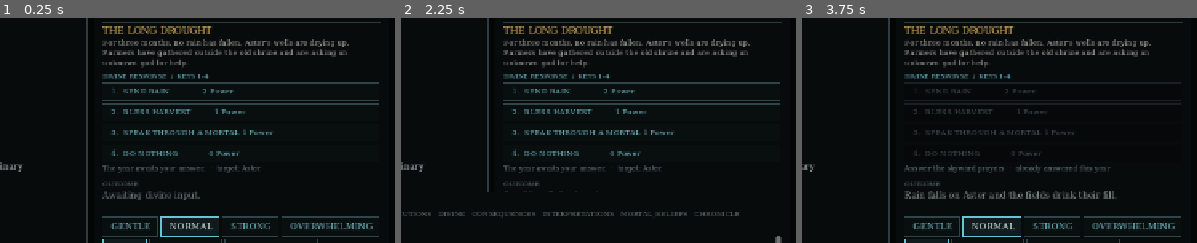
Above: before the commit, frames 1-3 (left to right).
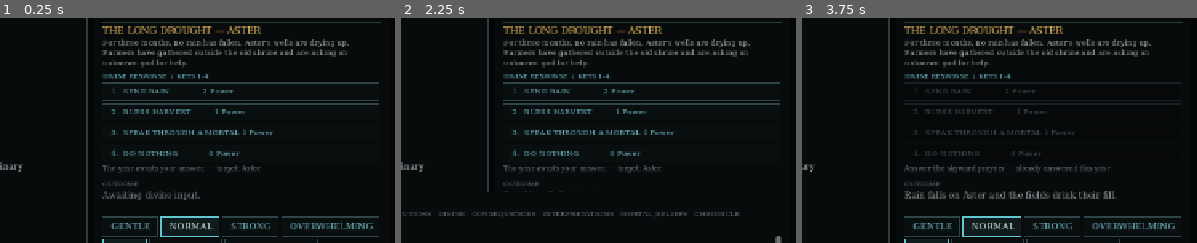
Above: after the commit, the same moments.

Repository: kangyl1/worldsim
Game: Godot game, scene res://Main.tscn
The game is run twice, just before and just after one commit, with the same random seed, the same clock (stepped at 60 frames per second) and the same inputs.
Inputs:
- Up to frame 1 (0.25 s): no input
- Up to frame 2 (2.25 s): click "NORMAL" at 0.5 s; click "NORMAL" at 1.25 s; click "DEV" at 2 s
- Up to frame 3 (3.75 s): click "DEV: ON" at 2.75 s; click "1. SEND RAIN 2 Power" at 3.5 s
The pictures show only the part of the screen within x 50-100%, y 9-59%; the shares and areas given below are measured in that part.

The runs differ from the first frame. In frame 1, 0.2% of the frame differs, in the area x 54-67%, y 3-8%; in frame 2, 0.2%; in frame 3, 0.2%.

Commit message:
Stop events declaring conditions the world contradicts
A settlement could show standing floodwater and THE LONG DROUGHT at the
same time, every third year, indefinitely. Measured before the fix: four
droughts declared on ground holding water 94 in fourteen years.

The cause was two sources of truth for one physical fact. The events were
written before `water` existed and decided the ground's condition on their
own authority: the rotation ran on the calendar, the location was chosen
by whichever settlement had the least food, and neither ever consulted
how much water was actually in the ground.

Water stays the single physical truth and the event becomes a READER of
it. A registry of requirements says what the world must be like for an
event to be declarable at a settlement — a drought needs ground that is
not wet, a promising harvest needs ground that is not flooded, and unrest
needs nothing, because no amount of water makes an angry crowd
impossible. Selection chooses only among settlements that qualify, and a
scheduled event nowhere can host is skipped rather than declared anyway.

Also removed: a history line stating that a settlement's water "began to
shrink", which nothing in the world recorded, and an event headline that
named no place — so a drought reported in one settlement read as a
statement about whichever settlement the player had selected.

Audited and left alone deliberately: flooded settlements that starve,
prosperous ones that are unstable, and two mortals disagreeing about the
same rain. The world may be cruel; it may not be incoherent.

Co-Authored-By: Claude Opus 5 <noreply@anthropic.com>

Diff:
--- a/Main.gd
+++ b/Main.gd
@@ -206,7 +206,13 @@
 	time_value.text = "READY TO ADVANCE" if state.action_taken else "AWAITING CHOICE"
 	time_value.modulate = Color("e8be63") if state.action_taken else Color("76c8d5")
 
-	event_title.text = str(event["title"])
+	# The year's situation names WHERE it is happening. Without the place, a
+	# drought reported in one settlement reads as a statement about whichever
+	# settlement the player happens to have selected — which is how a flooded
+	# place appeared to be having a drought.
+	event_title.text = "%s — %s" % [
+		str(event["title"]), str(event["location_name"]).to_upper()
+	]
 	event_description.text = str(event["description"])
 	result_text.text = _feedback_text(state)
 
--- a/scripts/world_sim.gd
+++ b/scripts/world_sim.gd
@@ -1564,10 +1564,52 @@
 	"unrest": {"stability": -1}
 }
 
+# NOT BUILT, on purpose, and recorded here because it is the obvious next
+# thought: a dry year does NOT remove water.
+#
+# Making it do so was tried and reverted. Water currently moves by exactly two
+# forces — divine rain, and drift back toward baseline — and three existing
+# guarantees depend on that being the whole list, including the sandbox's
+# headline one that the gentlest possible standing order, left alone long
+# enough, still floods a settlement. A drought that drained the ground turned
+# that flood into a permanent `wet`, which is a balance decision rather than a
+# consistency fix, so it is the user's to make and not this milestone's.
+#
+# The contradiction is closed from the other side instead: the event may only be
+# declared where the ground already permits it. Water stays the single physical
+# truth, and the event became a READER of it rather than a second author.
+
+# What the world must physically be like for an event to be able to happen at a
+# settlement, checked against the authoritative state rather than assumed.
+#
+# The rule this exists to enforce: an event may not assert a condition the
+# world's own numbers contradict. "No rain has fallen and the wells are drying
+# up" is a claim about the ground, so it may only be made where the ground is
+# not wet. A settlement standing in floodwater is not having a drought, however
+# empty its stores are.
+#
+# `unrest` carries no requirement on purpose. It is a social occurrence, and no
+# amount of water makes an angry crowd impossible.
+const EVENT_REQUIREMENTS := {
+	"drought": {"water_at_most": WorldState.WATER_NORMAL},
+	"good_harvest": {"water_at_most": WorldState.WATER_SATURATED}
+}
+
 
 func _select_next_event() -> void:
 	var cycle := ["drought", "good_harvest", "unrest"]
-	state.current_event_id = cycle[(state.year - 12) % cycle.size()]
+	var scheduled := (state.year - 12) % cycle.size()
+	# The rotation is the world's rhythm and is kept. What changed is that a
+	# scheduled event nowhere in the world can physically host is SKIPPED rather
+	# than declared anyway: a drowned world has no droughts, and says something
+	# else instead. `unrest` carries no physical requirement, so the walk always
+	# finds a valid year somewhere.
+	state.current_event_id = str(cycle[scheduled])
+	for step in range(cycle.size()):
+		var candidate := str(cycle[(scheduled + step) % cycle.size()])
+		if not locations_for_event(candidate).is_empty():
+			state.current_event_id = candidate
+			break
 	state.current_event_location_id = event_location_for(state.current_event_id)
 	_apply_event_weather(state.current_event_id)
 	match state.current_event_id:
@@ -1592,9 +1634,33 @@
 			state.change_settlement_band(location_id, str(band_value), int(weather[band_value]))
 
 
+# Whether this settlement's physical state permits this event at all.
+func event_can_occur_at(event_id: String, location_id: String) -> bool:
+	var requirement: Dictionary = EVENT_REQUIREMENTS.get(event_id, {})
+	if requirement.is_empty():
+		return true
+	if requirement.has("water_at_most"):
+		if not state.water_is_at_most(location_id, str(requirement["water_at_most"])):
+			return false
+	return true
+
+
+func locations_for_event(event_id: String) -> Array[String]:
+	var found: Array[String] = []
+	for location_id: String in state.get_location_ids():
+		if event_can_occur_at(event_id, location_id):
+			found.append(location_id)
+	return found
+
+
 func event_location_for(event_id: String) -> String:
 	var band := str(EVENT_BANDS.get(event_id, "food"))
-	var chosen := state.settlement_with_lowest(band)
+	# Only somewhere the event could physically be happening. Without this the
+	# world singles out the settlement whose stores are thinnest and announces a
+	# drought there even when it is standing in floodwater.
+	var chosen := state.settlement_with_lowest(band, locations_for_event(event_id))
+	if chosen.is_empty():
+		chosen = state.settlement_with_lowest(band)
 	return state.current_event_location_id if chosen.is_empty() else chosen
 
 
--- a/scripts/world_state.gd
+++ b/scripts/world_state.gd
@@ -653,15 +653,34 @@
 
 # Where a condition is most pronounced. Events use this to find the settlement
 # their year is actually about, without naming any settlement in code.
-func settlement_with_lowest(band: String) -> String:
+func settlement_with_lowest(band: String, among: Array[String] = []) -> String:
+	# `among` restricts the candidates. Empty means every settlement, which is
+	# what every caller written before event validity existed still passes.
 	var chosen := ""
 	var lowest := 0
 	for location_id: String in get_location_ids():
+		if not among.is_empty() and not among.has(location_id):
+			continue
 		var value := get_settlement_band(location_id, band)
 		if chosen.is_empty() or value < lowest:
 			chosen = location_id
 			lowest = value
 	return chosen
+
+
+# Where a water state sits on the dry -> flooded scale. Comparing states by
+# name is meaningless; comparing them by rank is how a rule can say "no wetter
+# than normal" without naming every state it excludes.
+func water_state_rank(state_name: String) -> int:
+	return WATER_STATES.find(state_name)
+
+
+func water_is_at_most(location_id: String, max_state: String) -> bool:
+	var rank := water_state_rank(water_state(location_id))
+	var limit := water_state_rank(max_state)
+	if rank < 0 or limit < 0:
+		return true
+	return rank <= limit
 
 
 func _weighted_band(band: String) -> int:
